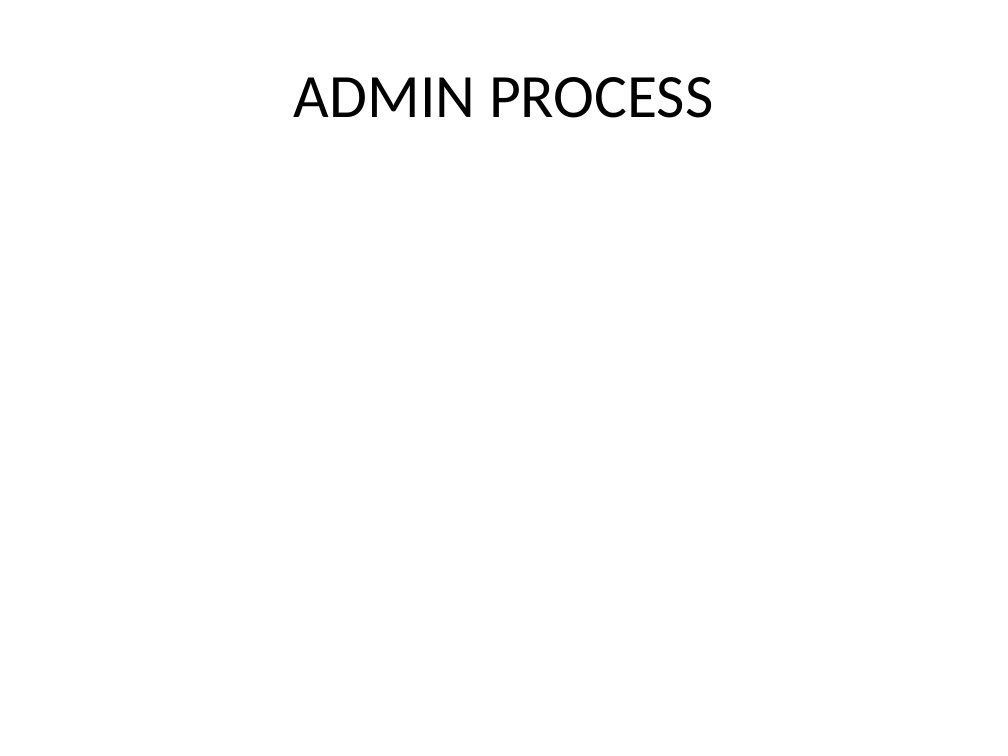
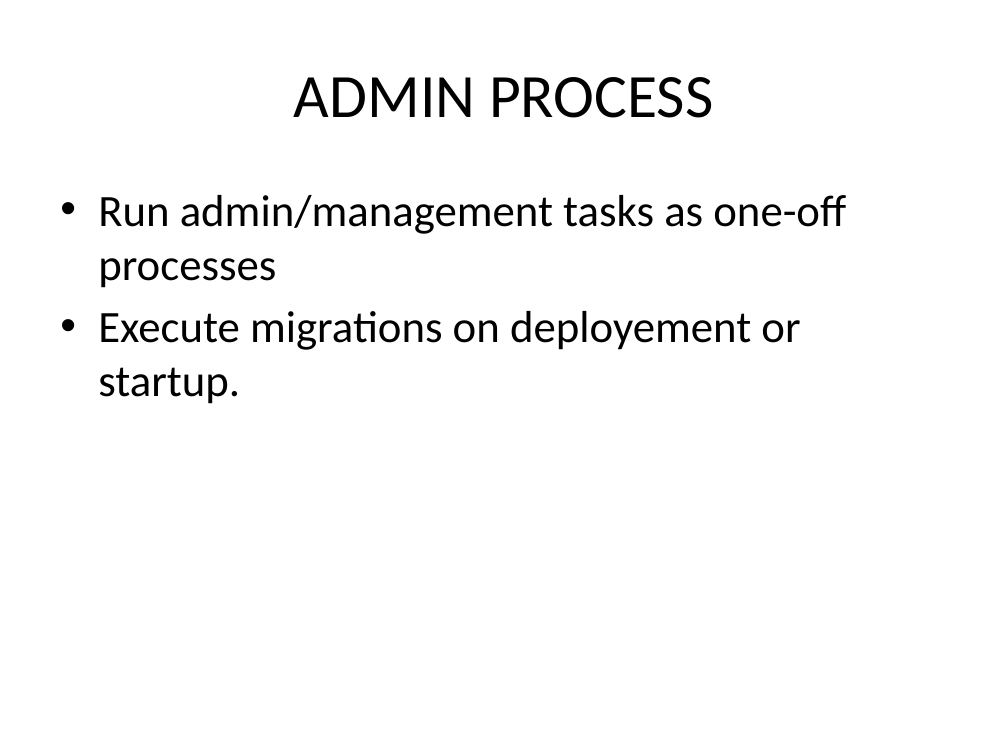
Before and after one commit to MUNIESWARAN/workfiles, a slide deck: slide 27 of 12 Factor Java by Munieswaran.pptx. Drawn at 1008x756 pixels with LibreOffice and Linux fonts; fonts in the diff are those of the drawing. Boxes give left, top, right and bottom in pixels: in the first picture for what was removed or moved away, otherwise in the second. Text is boxed around its words. In the diff, an @@ line names an element or a change of style, - is before the commit and + after.

```diff
--- a/12 Factor Java by Munieswaran.pptx
+++ b/12 Factor Java by Munieswaran.pptx
@@ text added at <box>98,195,846,404</box>, 32 pt, text #000000 @@
+• Run admin/management tasks as one-off processes
+• Execute migrations on deployement or startup.
```
Also in this commit, not shown: 1 other slide changed, 2 slides added, 1 slide removed, 20 other files.
